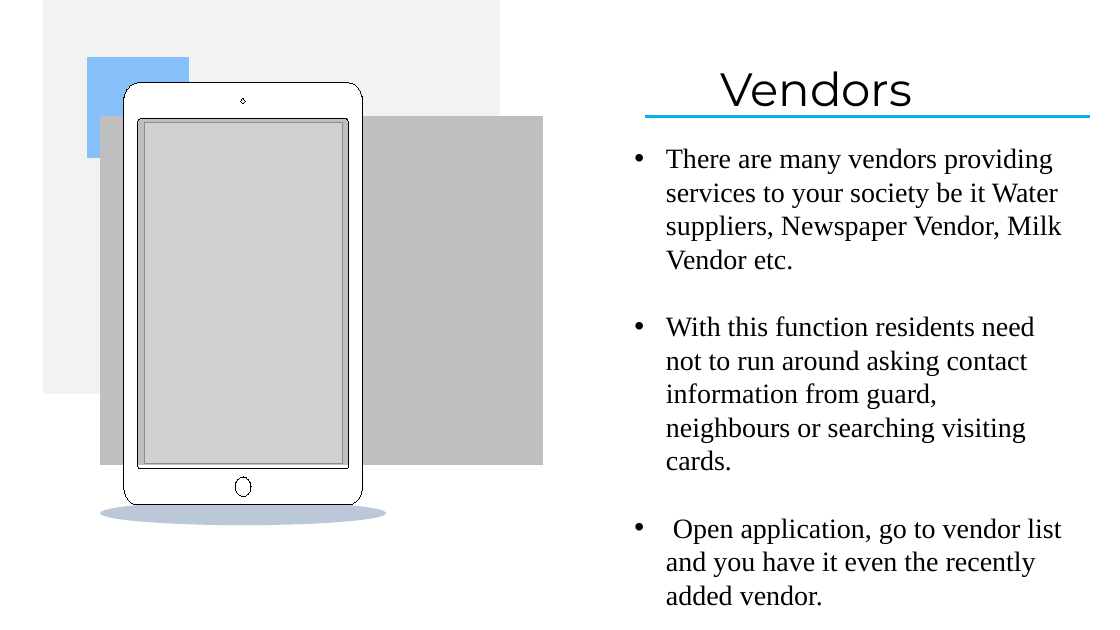
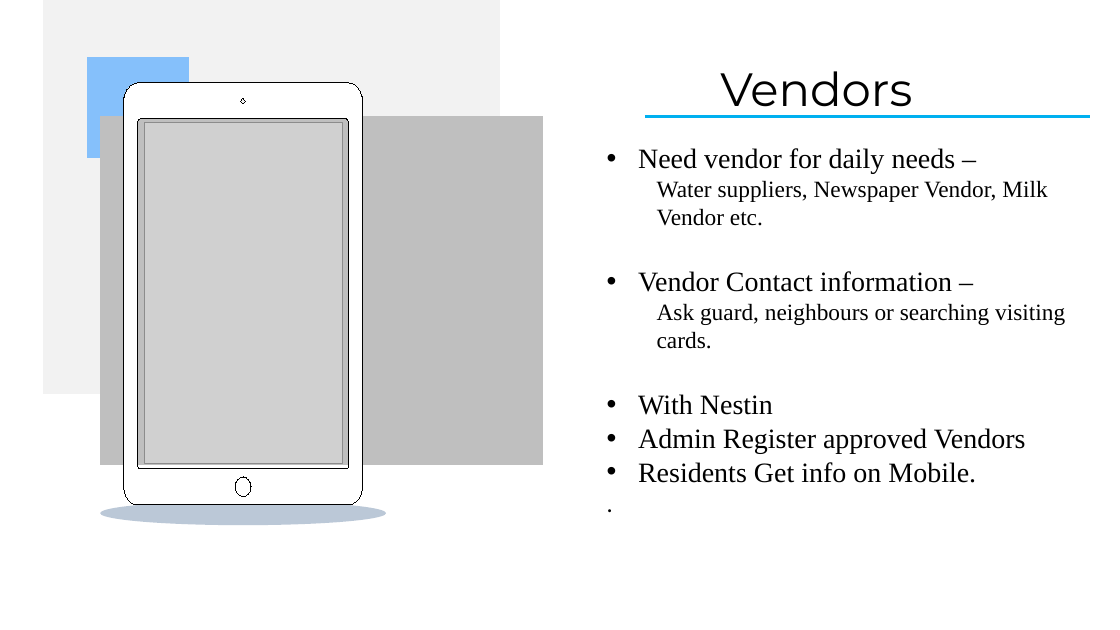
Before and after one commit to Anvisys/Documents, a slide deck: slide 12 of Nestin presentation.pptx. Drawn at 1120x630 pixels with LibreOffice and Linux fonts; fonts in the diff are those of the drawing; grey boxes stand for pictures. Boxes give left, top, right and bottom in pixels: in the first picture for what was removed or moved away, otherwise in the second. Text is boxed around its words. In the diff, an @@ line names an element or a change of style, - is before the commit and + after.

```diff
--- a/Nestin presentation.pptx
+++ b/Nestin presentation.pptx
@@ text "Need vendor for daily needs ...": place and size @@
-text "Need vendor for daily needs ..." at <box>666,148,1061,606</box>
+text "Need vendor for daily needs ..." at <box>638,148,1065,483</box>
@@ text at <box>638,148,1065,483</box>: text changed @@
-• There are many vendors providing services to your society be it Water suppliers, Newspaper Vendor, Milk Vendor etc.
-• With this function residents need not to run around asking contact information from guard, neighbours or searching visiting cards.
-• Open application, go to vendor list and you have it even the recently added vendor.
+• Need vendor for daily needs –
+  Water suppliers, Newspaper Vendor, Milk Vendor etc.
+• Vendor Contact information –
+  Ask guard, neighbours or searching visiting cards.
+• With Nestin
+• Admin Register approved Vendors
+• Residents Get info on Mobile.
```
Also in this commit, not shown: 11 other slides changed, 1 slide added, 1 slide removed.
